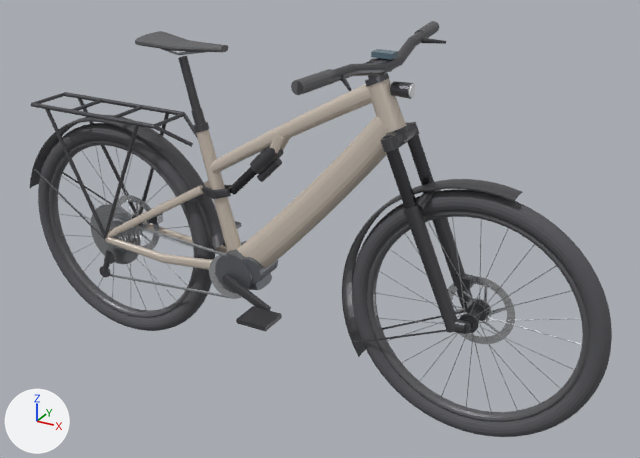
A saved change to the glTF model docs/models/ebike-mtb-aventon-current-rec.glb.
Before and after are seen from a 50 mm camera at (1.247, -2.023, 1.533) aimed at (0.108, 0.048, 0.498). Every picture has the same lights, and +X, +Y and +Z are marked at lower left. The first picture is the older version.

The scene before the commit, as lines of its bpy script (objects in view):
```python
ob_accessories_rear_rack = bpy.data.objects.new('accessories_rear_rack', me_accessories_rear_rack)
ob_accessories_rear_rack.location = (0.0, 0.0, 0.0)
ob_drivetrain_crankset = bpy.data.objects.new('drivetrain_crankset', me_drivetrain_crankset)
ob_drivetrain_crankset.location = (0.0, 0.0, 0.0)
ob_frame_downtube = bpy.data.objects.new('frame_downtube', me_frame_downtube)
ob_frame_downtube.location = (0.0, 0.0, 0.0)
ob_frame_headtube = bpy.data.objects.new('frame_headtube', me_frame_headtube)
ob_frame_headtube.location = (0.0, 0.0, 0.0)
ob_frame_seattube = bpy.data.objects.new('frame_seattube', me_frame_seattube)
ob_frame_seattube.location = (0.0, 0.0, 0.0)
ob_frame_shock_clevis_boss = bpy.data.objects.new('frame_shock_clevis_boss', me_frame_shock_clevis_boss)
ob_frame_shock_clevis_boss.location = (0.0, 0.0, 0.0)
ob_frame_toptube = bpy.data.objects.new('frame_toptube', me_frame_toptube)
ob_frame_toptube.location = (0.0, 0.0, 0.0)
ob_rear_chainstays = bpy.data.objects.new('rear_chainstays', me_rear_chainstays)
ob_rear_chainstays.location = (0.0, 0.0, 0.0)
ob_rear_seatstays = bpy.data.objects.new('rear_seatstays', me_rear_seatstays)
ob_rear_seatstays.location = (0.0, 0.0, 0.0)
# also in view: 'rear_wheel_tire' at (-0.602, 0.0, 0.361); 'saddle_shell' at (-0.297, 0.0, 1.003); 'front_wheel_spokes' at (0.602, 0.0, 0.361); 'drivetrain_cassette' at (-0.602, -0.055, 0.361); 'fork_stanchions' at (0.406, 0.0, 0.747)
```
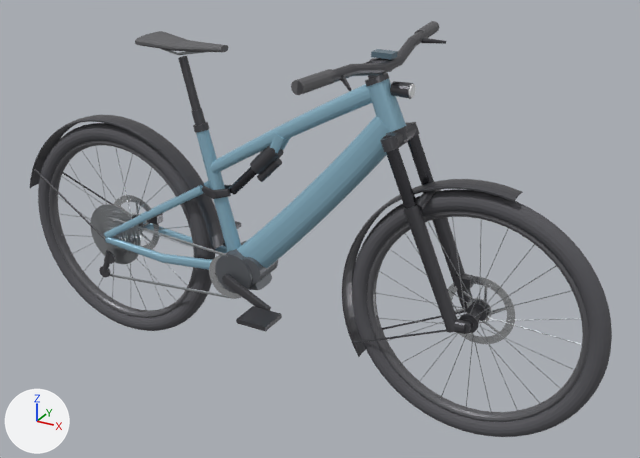
Location of each change, (x1, y1, x2, y2) in pixels of the pictures (640 x 458 px):
```json
{"object": "frame_downtube", "change": "recoloured", "before": [237, 116, 391, 268], "after": [237, 116, 391, 268], "on screen": "pale yellow to blue"}
{"object": "accessories_rear_rack", "change": "deleted", "before": [31, 92, 198, 238]}
{"object": "frame_toptube", "change": "recoloured", "before": [210, 84, 372, 173], "after": [210, 84, 372, 173], "on screen": "pale yellow to blue"}
{"object": "frame_seattube", "change": "recoloured", "before": [196, 129, 241, 252], "after": [196, 129, 241, 252], "on screen": "pale yellow to blue"}
{"object": "rear_chainstays", "change": "recoloured", "before": [105, 222, 227, 270], "after": [105, 222, 227, 270], "on screen": "pale yellow to blue"}
{"object": "frame_headtube", "change": "recoloured", "before": [367, 79, 406, 132], "after": [367, 79, 406, 132], "on screen": "pale yellow to blue"}
{"object": "rear_seatstays", "change": "recoloured", "before": [107, 181, 211, 238], "after": [107, 181, 211, 238]}
{"object": "frame_shock_clevis_boss", "change": "recoloured", "before": [270, 133, 290, 153], "after": [270, 133, 290, 153], "on screen": "pale yellow to blue"}
```

The change, as JSON lines over the scene's bpy script:
```json
{"op": "set", "path": "mat_frame_primary_paint.base_color", "old": "(0.671, 0.588, 0.506)", "new": "(0.278, 0.49, 0.616)", "note": "pale yellow #d6cabd -> blue #90bace"}
{"op": "remove", "block": "ob_accessories_rear_rack", "code": ["ob_accessories_rear_rack = bpy.data.objects.new('accessories_rear_rack', me_accessories_rear_rack)", "ob_accessories_rear_rack.location = (0.0, 0.0, 0.0)"]}
```
